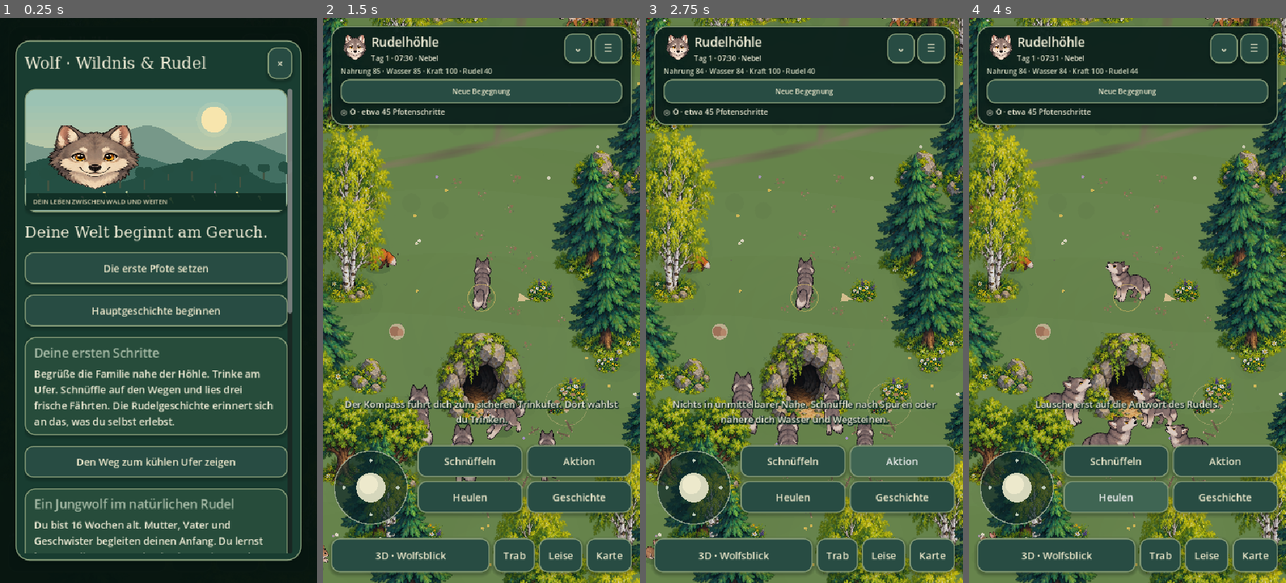
Above: before the commit, frames 1-4 (left to right).
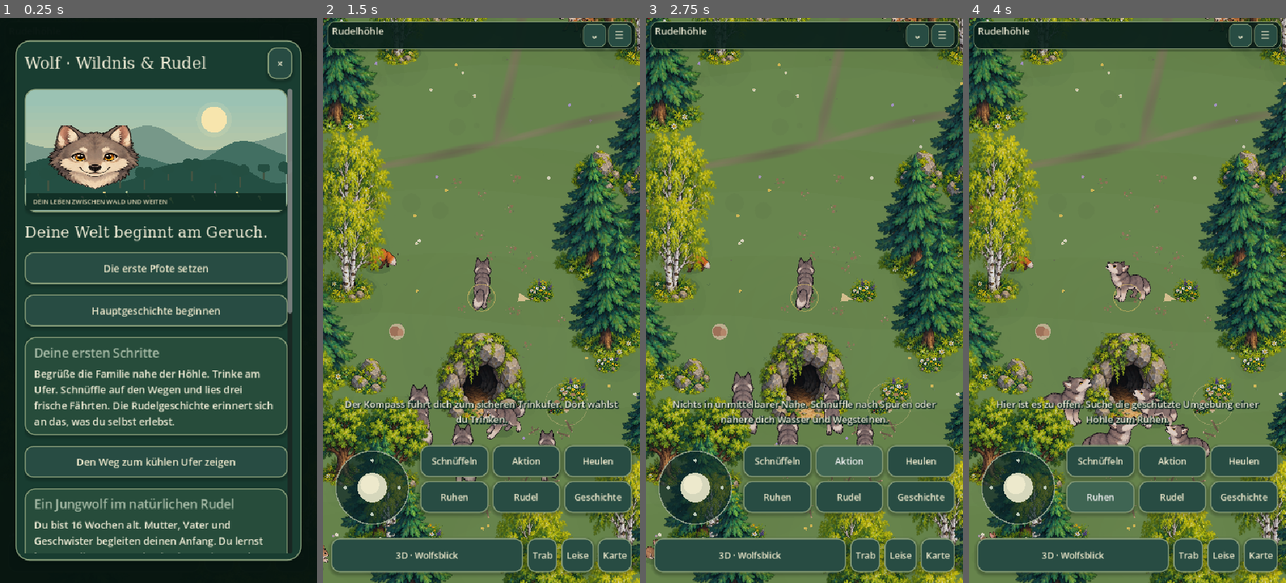
Above: after the commit, the same moments.

Repository: chekento/wolf
Game: Godot game, scene res://main.tscn
Same seed, same stepped clock (60 frames per second), same inputs: the game is played once before the commit and once after it.
Inputs (mouse positions are in pixels of both pictures, inside the frame that each line leads up to):
- Up to frame 1 (0.25 s): no input
- Up to frame 2 (1.5 s): click (481, 91) at 0.5 s, where only the run before the commit has a clickable "Neue Begegnung"; click "Schnüffeln" at 1.25 s
- Up to frame 3 (2.75 s): click "Aktion" at 2 s
- Up to frame 4 (4 s): click "Heulen" at 2.75 s; click (1098, 498) at 3.5 s, where only the run after the commit has a clickable "Ruhen"

The runs differ from the first frame. In frame 2, 18% of the frame differs, in the area x 1-99%, y 0-99%; in frame 3, 19%; in frame 4, 20%.

Commit message:
Wolf HUD: true one-line collapsible status ribbon and six permanent responsive actions

Diff:
--- a/scripts/main.gd
+++ b/scripts/main.gd
@@ -41,6 +41,7 @@
 var camera_button: Button
 var header: PanelContainer
 var header_details: VBoxContainer
+var header_portrait: TextureRect
 var compact_needs: Label
 var fold_button: Button
 var action_button: Button
@@ -186,35 +187,61 @@
 	header=PanelContainer.new()
 	ui.add_child(header)
 	header.set_anchors_and_offsets_preset(Control.PRESET_TOP_WIDE)
-	header.offset_left=14
-	header.offset_right=-14
-	header.offset_top=14
-	header.add_theme_stylebox_override("panel",panel_style(Color(0.045,0.13,0.11,0.95),20))
+	header.offset_left=8
+	header.offset_right=-8
+	header.offset_top=6
+	# The default HUD must be a true single-line ribbon, not a tall
+	# panel with hidden details beneath permanent quest shortcuts.
+	var ribbon_style := panel_style(Color(0.035,0.12,0.10,0.90),12)
+	ribbon_style.content_margin_left=7
+	ribbon_style.content_margin_right=7
+	ribbon_style.content_margin_top=4
+	ribbon_style.content_margin_bottom=4
+	ribbon_style.set_border_width_all(1)
+	ribbon_style.shadow_size=2
+	header.add_theme_stylebox_override("panel",ribbon_style)
 	var stack := VBoxContainer.new()
 	header.add_child(stack)
-	stack.add_theme_constant_override("separation",5)
+	stack.add_theme_constant_override("separation",3)
 	var top := HBoxContainer.new()
 	stack.add_child(top)
-	var portrait := TextureRect.new()
-	portrait.texture=WolfAtlas.sprite(15)
-	portrait.expand_mode=TextureRect.EXPAND_IGNORE_SIZE
-	portrait.stretch_mode=TextureRect.STRETCH_KEEP_ASPECT_CENTERED
-	portrait.custom_minimum_size=Vector2(48,48)
-	portrait.mouse_filter=Control.MOUSE_FILTER_IGNORE
-	top.add_child(portrait)
+	header_portrait=TextureRect.new()
+	header_portrait.texture=WolfAtlas.sprite(15)
+	header_portrait.expand_mode=TextureRect.EXPAND_IGNORE_SIZE
+	header_portrait.stretch_mode=TextureRect.STRETCH_KEEP_ASPECT_CENTERED
+	header_portrait.custom_minimum_size=Vector2(38,38)
+	header_portrait.mouse_filter=Control.MOUSE_FILTER_IGNORE
+	top.add_child(header_portrait)
 	var titles := VBoxContainer.new()
 	titles.size_flags_horizontal=Control.SIZE_EXPAND_FILL
 	top.add_child(titles)
-	title=label("",21)
+	title=label("",16)
+	title.clip_text=true
+	title.max_lines_visible=1
+	title.text_overrun_behavior=TextServer.OVERRUN_TRIM_ELLIPSIS
+	title.autowrap_mode=TextServer.AUTOWRAP_OFF
 	titles.add_child(title)
 	location_hint=label("",12)
 	titles.add_child(location_hint)
+	compact_needs=label("",11)
+	compact_needs.autowrap_mode=TextServer.AUTOWRAP_OFF
+	compact_needs.clip_text=true
+	compact_needs.mouse_filter=Control.MOUSE_FILTER_IGNORE
+	top.add_child(compact_needs)
 	fold_button=button("⌄",func():set_hud_compact(not state.compact_hud))
-	fold_button.custom_minimum_size=Vector2(38,46)
-	top.add_child(fold_button)
 	var menu := button("☰",show_menu)
-	menu.custom_minimum_size=Vector2(46,46)
-	top.add_child(menu)
+	for control in [fold_button,menu]:
+		control.custom_minimum_size=Vector2(39,39)
+		control.add_theme_font_size_override("font_size",17)
+		for key in ["normal","hover","pressed"]:
+			var control_style := panel_style(Color("#284c43"),9)
+			control_style.set_border_width_all(1)
+			control_style.content_margin_left=4
+			control_style.content_margin_right=4
+			control_style.content_margin_top=2
+			control_style.content_margin_bottom=2
+			control.add_theme_stylebox_override(key,control_style)
+		top.add_child(control)
 	header_details=VBoxContainer.new()
 	stack.add_child(header_details)
 	var row := HBoxContainer.new()
@@ -251,10 +278,8 @@
 	row.add_child(minimap)
 	level_label=label("",12)
 	header_details.add_child(level_label)
-	compact_needs=label("",12)
-	stack.add_child(compact_needs)
 	var shortcuts := HBoxContainer.new()
-	stack.add_child(shortcuts)
+	header_details.add_child(shortcuts)
 	encounter_button=button("Neue Begegnung",show_encounter)
 	encounter_button.custom_minimum_size.y=32
 	encounter_button.size_flags_horizontal=Control.SIZE_EXPAND_FILL
@@ -267,7 +292,7 @@
 	shortcuts.add_child(camera_button)
 	quest_hint=label("",13)
 	quest_hint.max_lines_visible=2;quest_hint.clip_text=true;quest_hint.custom_minimum_size.y=20
-	stack.add_child(quest_hint)
+	header_details.add_child(quest_hint)
 	stats=label("",12)
 	stats.hide()
 	header_details.add_child(stats)
@@ -347,14 +372,17 @@
 	stick=WolfTouchStick.new()
 	lower.add_child(stick)
 	var actions := GridContainer.new()
-	actions.columns=2
+	actions.columns=3
 	actions.size_flags_horizontal=Control.SIZE_EXPAND_FILL
 	actions.add_theme_constant_override("h_separation",7)
 	actions.add_theme_constant_override("v_separation",7)
 	lower.add_child(actions)
-	for item in [["Schnüffeln",sniff],["Aktion",interact],["Heulen",howl],["Geschichte",show_main_story]]:
+	# Six permanent actions remain usable even during an active mission.
+	# Context action still selects water, food, tracks, greetings and watching.
+	for item in [["Schnüffeln",sniff,"Zeigt frische Fährten"],["Aktion",interact,"Interagiert mit dem nächsten Tier oder Naturort"],["Heulen",howl,"Rufe das Rudel"],["Ruhen",rest,"Ruhen an einer sicheren Höhle"],["Rudel",show_pack,"Rudel, Begleitung und gemeinsames Spielen"],["Geschichte",show_main_story,"Hauptgeschichte und aktive Missionsziele"]]:
 		var b := button(item[0],item[1])
 		b.size_flags_horizontal=Control.SIZE_EXPAND_FILL
+		b.tooltip_text=item[2]
 		actions.add_child(b)
 		hud_action_controls.append(b)
 		if item[0]=="Aktion":action_button=b
@@ -381,17 +409,38 @@
 
 func set_hud_compact(compact: bool,persist: bool=true) -> void:
 	state.compact_hud=compact
-	header_details.visible=not compact
-	compact_needs.visible=compact
-	fold_button.text="⌄" if compact else "⌃"
-	fold_button.tooltip_text="Bedürfnisse und Minikarte öffnen" if compact else "Mehr Platz für die Wildnis"
+	_apply_header_display()
+	if persist:_save_game()
+
+func _apply_header_display() -> void:
+	if not is_instance_valid(header) or not is_instance_valid(ui):return
+	# On very short screens an active mission cannot safely share the vertical
+	# strip with the expanded header, so it remains folded until room returns.
+	var expanded := not state.compact_hud and not (ui.size.y<760 and is_instance_valid(observation_panel) and observation_panel.visible)
+	header_details.visible=expanded
+	header_portrait.visible=expanded
+	location_hint.visible=expanded
+	compact_needs.visible=not expanded
+	fold_button.text="⌃" if expanded else "⌄"
+	fold_button.tooltip_text="Status, Minikarte und Aufgaben einklappen" if expanded else "Status und Minikarte aufklappen"
 	header.queue_sort()
 	_fit_header.call_deferred()
-	if persist:_save_game()
 
 func _fit_header() -> void:
-	if is_instance_valid(header):header.size=Vector2(header.size.x,header.get_combined_minimum_size().y)
-	if is_instance_valid(look_area):look_area.offset_top=header.position.y+header.size.y+10
+	if is_instance_valid(header):
+		header.size=Vector2(header.size.x,header.get_combined_minimum_size().y)
+	if is_instance_valid(look_area):
+		look_area.offset_top=header.position.y+header.size.y+10
+
+func _update_bottom_labels() -> void:
+	if hud_action_controls.size()!=6 or not is_instance_valid(mode_button):return
+	var narrow := ui.size.x<440
+	hud_action_controls[0].text="Nase" if narrow else "Schnüffeln"
+	hud_action_controls[5].text="Story" if narrow else "Geschichte"
+	mode_button.text=("2D" if first_person else "3D") if narrow else ("2D · Draufsicht" if first_person else "3D · Folgekamera" if state.camera_follow else "3D · Wolfsblick")
+	var interaction := context_action()
+	action_button.tooltip_text=interaction
+	action_button.text={"Ort prüfen":"Prüfen","Spur lesen":"Spur","Duft setzen":"Duft","Beobachten":"Sehen"}.get(interaction,interaction) if narrow else interaction
 
 func _process(dt: float) -> void:
 	if app_idle or is_instance_valid(overlay):return
@@ -613,7 +662,7 @@
 	camera_button.visible=first_person
 	camera_button.text="Wolfsblick" if state.camera_follow else "Folgekamera"
 	_apply_quality()
-	mode_button.text="2D · Draufsicht" if first_person else "3D · Folgekamera" if state.camera_follow else "3D · Wolfsblick"
+	_update_bottom_labels()
 	notify("Wische über die Landschaft zum Umsehen. Untersuchen entdeckt sichtbare Tiere." if first_person else "Du siehst die Karte wieder von oben. Bewege dich in alle Richtungen.")
 
 func switch_camera() -> void:
@@ -622,7 +671,7 @@
 	state.camera_follow=not state.camera_follow
 	if first_person:world_view.set_follow_camera(state.camera_follow)
 	camera_button.text="Wolfsblick" if state.camera_follow else "Folgekamera"
-	mode_button.text="2D · Draufsicht" if first_person else "3D · Folgekamera" if state.camera_follow else "3D · Wolfsblick"
+	_update_bottom_labels()
 	_save_game()
 	notify("Die Kamera folgt deinen Pfoten. Wische zum Umsehen." if state.camera_follow else "Du siehst die Wildnis wieder aus den Augen deines Wolfs.")
 
@@ -656,6 +705,8 @@
 		KEY_E:interact()
 		KEY_H:howl()
 		KEY_R:rest()
+		KEY_P:show_pack()
+		KEY_G:show_main_story()
 		KEY_M:show_map()
 
 func notify(message: String) -> void:
@@ -897,9 +948,8 @@
 	level_label.text="%d Wochen · Rang %d · Wildnis %d/%d"%[state.age_weeks(),state.level(),state.visited.size(),WolfWorldData.REGIONS.size()]
 	title.text=WolfWorldData.REGIONS[state.region].name
 	location_hint.text="Tag %d · %02d:%02d · %s"%[state.day(),int(state.hour()),int(fmod(state.hour(),1)*60),state.weather()]
-	compact_needs.text="Nahrung %d · Wasser %d · Kraft %d · Rudel %d"%[state.hunger,state.thirst,state.energy,state.bond]
+	compact_needs.text="N%d  W%d  K%d  R%d"%[int(state.hunger),int(state.thirst),int(state.energy),int(state.bond)]
 	compact_needs.add_theme_color_override("font_color",Color("#f3ca7f") if minf(state.hunger,minf(state.thirst,state.energy))<25 else Color("#d4d9c0"))
-	action_button.text=context_action()
 	var encounter: Dictionary=state.encounter_status()
 	if encounter_button!=null:encounter_button.text="Begegnung ✓" if encounter.done else "Begegnung · "+encounter.progress if encounter.accepted else "Neue Begegnung"
 	var story := state.main_story_status()
@@ -930,7 +980,9 @@
 	else:
 		_refresh_nature_journey_hud()
 		_refresh_main_story_presence_hud()
+
 	_layout_mission_hud()
+	_update_bottom_labels()
 
 func wildlife_activity_name(activity: String) -> String:
 	return {"forage":"Nahrung suchen","drink":"Trinken","shelter":"Geschützt ruhen","roaming":"Unterwegs","wandern":"Unter …(201 unchanged characters)…
@@ -2080,10 +2132,7 @@
 	elif hint.contains("dasselbe") or hint.contains("freie Sicht"):status="Dasselbe Tier im Blick"
 	elif hint.contains("Ruhen") or hint.contains("liegen"):status="Geschützt liegen bleiben"
 	observation_summary.text=("%.1f / %.0f s · "%[observation_progress.value,observation_progress.max_value] if observation_progress.visible else "")+status
-	var constrained := ui.size.y<760 and observation_panel.visible
-	header_details.visible=not state.compact_hud and not constrained
-	compact_needs.visible=state.compact_hud or constrained
-	header.queue_sort();_fit_header.call_deferred()
+	_apply_header_display()
 	observation_hint.max_lines_visible=2 if ui.size.y<720 else 3
 	observation_hint.custom_minimum_size.y=0
 	var height := clampf(observation_panel.get_combined_minimum_size().y,86,154) if mission_hud_expanded else 86.0
@@ -2092,15 +2141,17 @@
 	# Toast has its own fixed, clipped three-line lane above the movement controls.
 	toast_lane.offset_top=-316;toast_lane.offset_bottom=-246
 	var narrow := ui.size.x<440
-	if is_instance_valid(stick):stick.custom_minimum_size.x=minf(144,ui.size.x*.25)
+	if is_instance_valid(stick):stick.custom_minimum_size.x=clampf(ui.size.x*.28,96,140)
 	if hud_layout_width_mode!=int(narrow):
 		hud_layout_width_mode=int(narrow)
 		for control in hud_action_controls+hud_bottom_controls:
-			control.add_theme_font_size_override("font_size",14 if narrow else 17)
+			control.add_theme_font_size_override("font_size",12 if narrow else 15)
 			for key in ["normal","hover","pressed"]:
 				var style: StyleBoxFlat=control.get_theme_stylebox(key).duplicate()
-				style.content_margin_left=9 if narrow else 16
-				style.content_margin_right=9 if narrow else 16
+				style.content_margin_left=4 if narrow else 9
+				style.content_margin_right=4 if narrow else 9
+				style.content_margin_top=6
+				style.content_margin_bottom=6
 				control.add_theme_stylebox_override(key,style)
 	observation_panel.queue_sort()
 	_fit_mission_panel.call_deferred()
